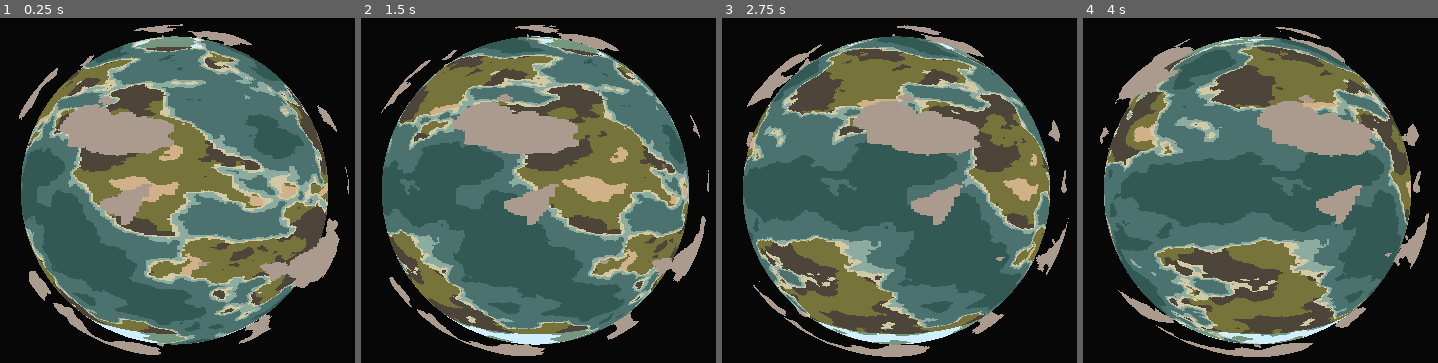
Above: before the commit, frames 1-4 (left to right).
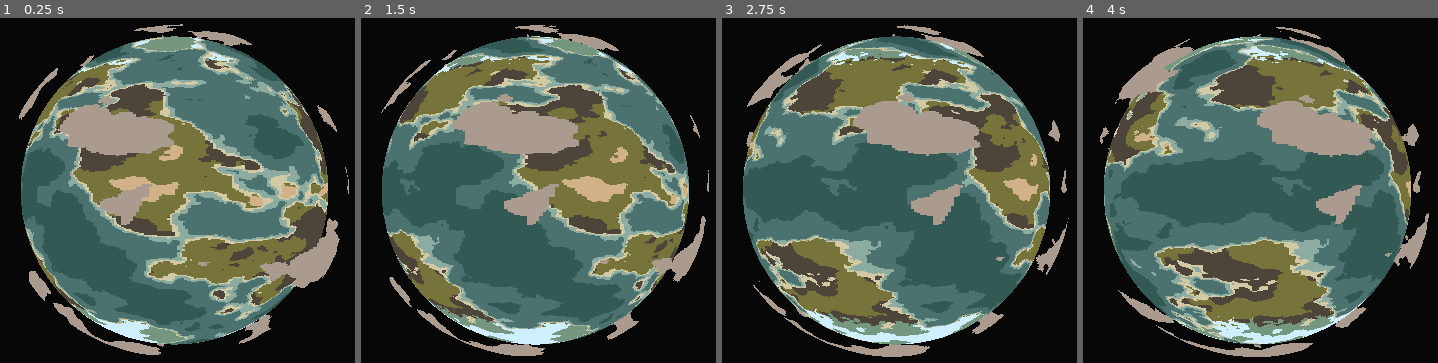
Above: after the commit, the same moments.

Repository: OccultParrot/pixel-planet
Game: Godot game, scene res://scenes/root.tscn
Two runs of this game, one before a commit and one after it. Both use one fixed random seed, a clock stepped at 60 frames per second and the inputs below.
Inputs:
- Up to frame 1 (0.25 s): no input
- Up to frame 2 (1.5 s): tap Enter at 0.5 s
- Up to frame 3 (2.75 s): no input
- Up to frame 4 (4 s): no input

The runs differ from the first frame. In frame 1, 1.0% of the frame differs, in the area x 10-81%, y 8-92%; in frame 2, 1.5%; in frame 3, 1.9%, in the area x 8-89%, y 8-92%; in frame 4, 1.8%.

Commit message:
Now we break up the temperature gradient by adding noisegit add shaders/planet.gdshader scenes/root.tscn !

Diff:
--- a/scenes/root.tscn
+++ b/scenes/root.tscn
@@ -40,12 +40,22 @@
 seamless = true
 noise = SubResource("FastNoiseLite_j287u")
 
+[sub_resource type="FastNoiseLite" id="FastNoiseLite_kycxp"]
+noise_type = 3
+frequency = 0.2236
+
+[sub_resource type="NoiseTexture2D" id="NoiseTexture2D_j287u"]
+seamless = true
+noise = SubResource("FastNoiseLite_kycxp")
+
 [sub_resource type="ShaderMaterial" id="ShaderMaterial_3hfy5"]
 render_priority = 0
 shader = ExtResource("1_j5px3")
 shader_parameter/pixel_size = 600
 shader_parameter/landmass_noise = SubResource("NoiseTexture2D_kycxp")
 shader_parameter/rainfall_noise = SubResource("NoiseTexture2D_5sfjl")
+shader_parameter/temperature_noise = SubResource("NoiseTexture2D_j287u")
+shader_parameter/temperature_noise_impact = 0.148
 shader_parameter/displacement_coefficient = 0.5
 shader_parameter/landmass_threshold = 0.533
 shader_parameter/beach_width = 0.017
--- a/shaders/planet.gdshader
+++ b/shaders/planet.gdshader
@@ -6,6 +6,8 @@
 group_uniforms Noise;
 uniform sampler2D landmass_noise;
 uniform sampler2D rainfall_noise;
+uniform sampler2D temperature_noise;
+uniform float temperature_noise_impact: hint_range(0.0, 1.0) = 0.5;
 uniform float displacement_coefficient: hint_range(0.0, 1.0) = 0.5;
 group_uniforms;
 
@@ -45,6 +47,10 @@
 	return int(clamp(value * float(num_zones), 0.0, float(num_zones - 1)));
 }
 
+vec4 sample(sampler2D source, vec2 pos) {
+	return texture(source, pixelate(pos, float(pixel_size)));
+}
+
 vec3 determine_color(float altitude, float rainfall, float temperature) {
 	// === Ocean and beaches ===
 	if (altitude < landmass_threshold - shore_width - ocean_width) return deep_ocean_color;
@@ -76,11 +82,15 @@
 //}
 
 void fragment() {
-	float altitude = texture(landmass_noise, pixelate(UV, float(pixel_size))).r;
-	float rainfall = texture(rainfall_noise, pixelate(UV, float(pixel_size))).r;
+	float altitude = sample(landmass_noise, UV).r;
+	float rainfall = sample(rainfall_noise, UV).r;
 	// The UV is a range from 0.0 -> 1.0, so 0.5 is the equator.
 	// By scaling it by 2 we made it a range from 0.0 -> 0.5 into a range from 0.0 -> 1.0
 	float temperature = distance(0.5, UV.y) * 2.0;
+
+	// Our temperature is a hard gradient from 0 at the center to 1 at the top and bottom.
+	// To help break up the hard lines, we add a layer of noise on top (Clamped to 0 and 1).
+	temperature = clamp(temperature + sample(temperature_noise, UV).r * temperature_noise_impact, 0.0, 1.0);
 
 	ALBEDO = determine_color(altitude, rainfall, temperature);
 
Not shown: 1 places in scenes/root.tscn that only renumber resources
